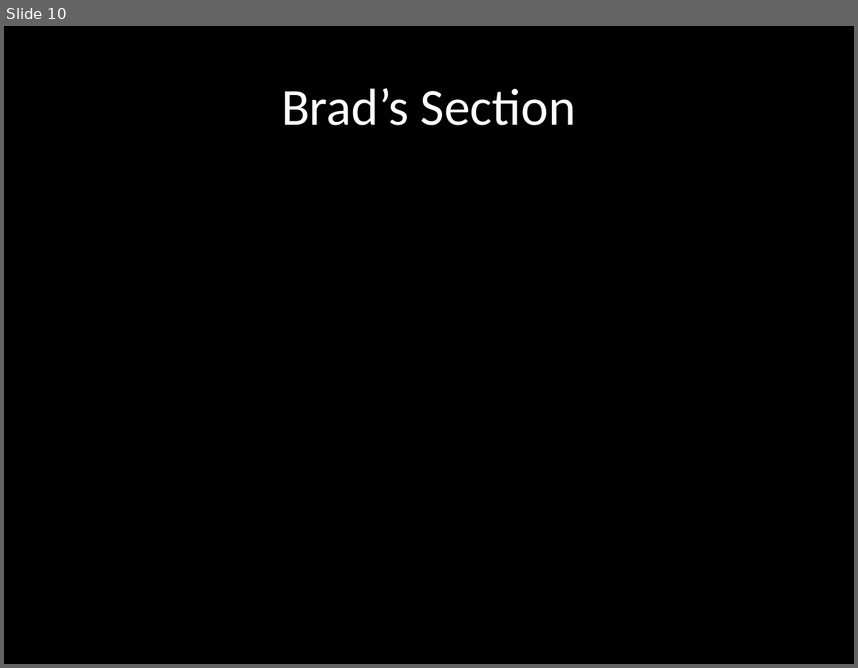
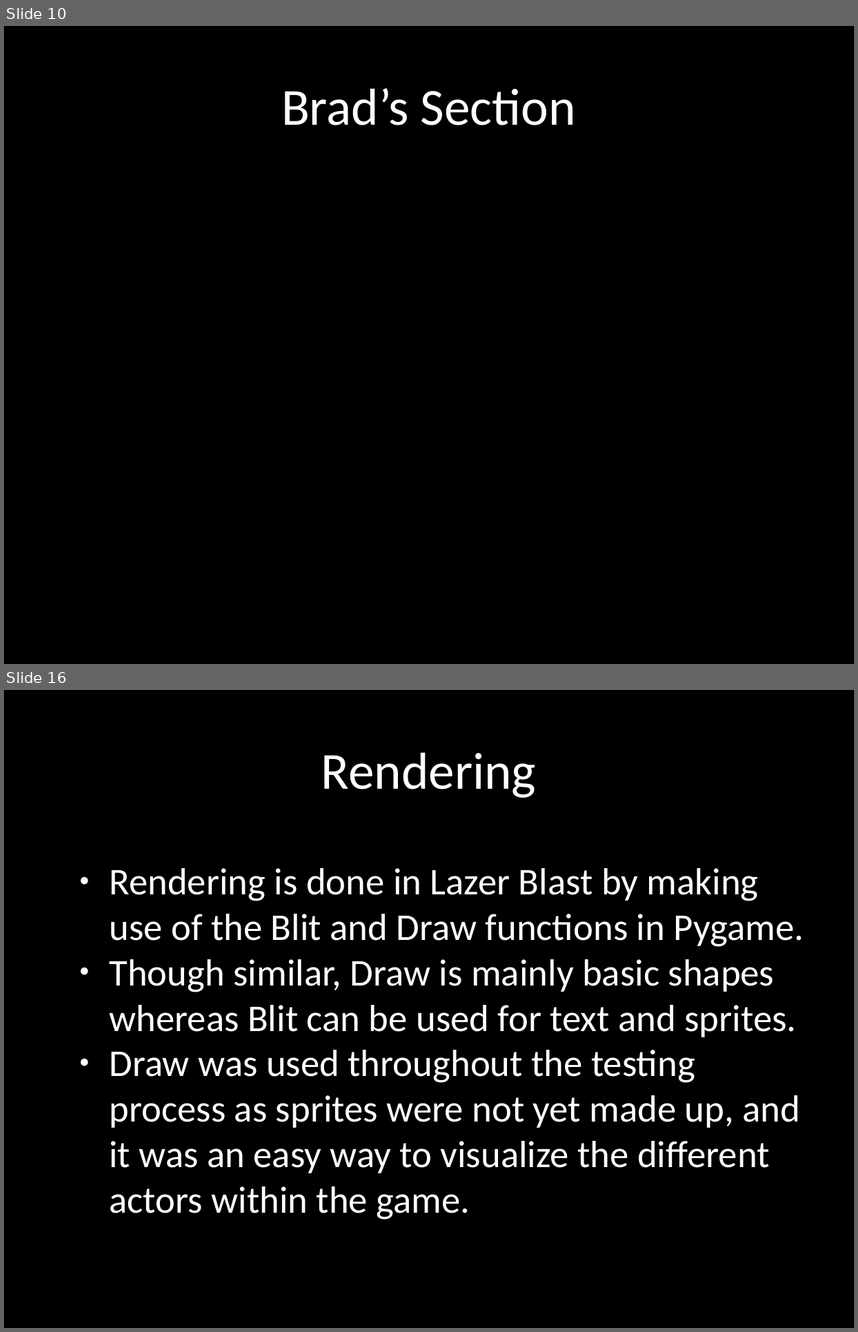
Before and after one commit to terrencepreilly/CPS410, a slide deck: final_presentation/Presentation.pptx. Shown one above the other, each under a label of ours: slide 10 before the commit, slides 10 and 16 after it; the slides between them are not shown. The pictures are 858x668 and 858x1332 pixels, drawn with LibreOffice and Linux fonts; fonts in the diff are those of the drawing; background and template pictures are left out. Boxes give left, top, right and bottom in pixels: in the first picture for what was removed or moved away, otherwise in the second. Text is boxed around its words. In the diff, an @@ line names an element or a change of style, - is before the commit and + after.

```diff
--- a/final_presentation/Presentation.pptx
+++ b/final_presentation/Presentation.pptx
@@ slide 16 added at <box>4,690,854,1328</box>, background #000000 @@
@@ text added at <box>321,752,537,798</box>, 44 pt, text #FFFFFF @@
+Rendering
@@ text added at <box>109,868,804,1219</box>, 32 pt, text #FFFFFF @@
+● Rendering is done in Lazer Blast by making use of the Blit and Draw functions in Pygame.
+● Though similar, Draw is mainly basic shapes whereas Blit can be used for text and sprites.
+● Draw was used throughout the testing process as sprites were not yet made up, and it was an easy way to visualize the different actors within the game.
```
Also in this commit, not shown: 4 slides changed, 2 other slides added, 4 slides removed.
